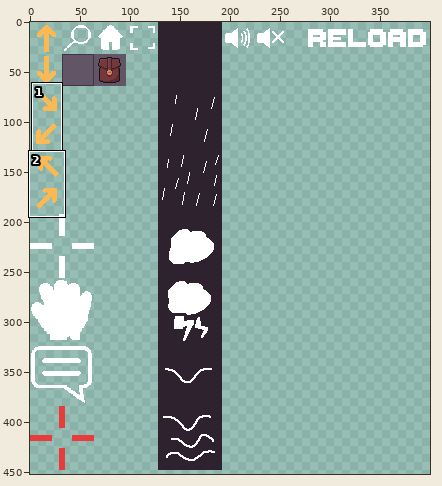
File history of a pixel-art file, resources/asesprite/atlases/atlas-icons.aseprite. The first picture is a wide view before the edit; the outline marks the close-up.
Close-up. Earlier state:
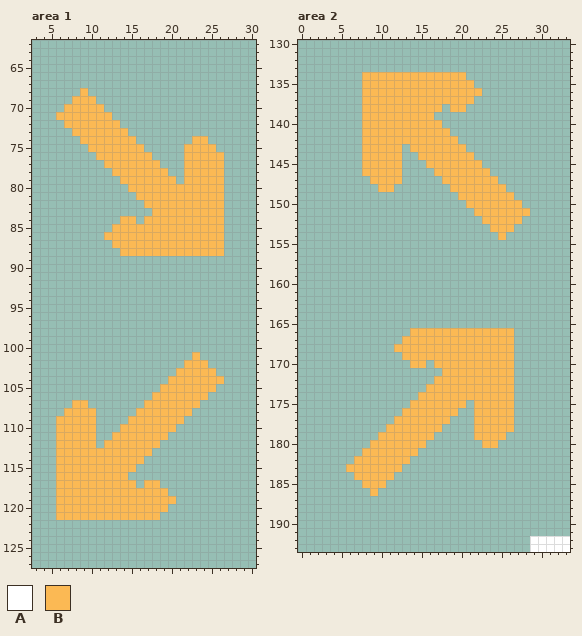
512x512 pixels, 1 frame. Colours within 5 levels of each other are drawn and written as one. Shown: area 1: x 3..30, y 62..127; area 2: x 0..33, y 130..193. The wide view leaves out empty margins.
Visible layers, top first: "Arrows 1/Layer 1", "home/Layer 9", "fullscreen/Layer 11", "Layer 14", "weather", "Layer 13", "Layer 15 Copy", "Layer 15", "Layer 12 Copy", "Layer 12", "zoom".
Palette (. is transparent): A #ffffff  B #fbb954
Pixels before, area 1, first column x 6:
 68 ...B.................
 69 ..BBB................
 70 .BBBBB...............
 71 BBBBBBB..............
 72 .BBBBBBB.............
 73 ..BBBBBBB............
 74 ...BBBBBBB.......BB..
 75 ....BBBBBBB.....BBBB.
 76 .....BBBBBBB....BBBBB
 77 ......BBBBBBB...BBBBB
 78 .......BBBBBBB..BBBBB
 79 ........BBBBBBB.BBBBB
 80 .........BBBBBBBBBBBB
 81 ..........BBBBBBBBBBB
 82 ...........BBBBBBBBBB
 83 ............BBBBBBBBB
 84 ........BB.BBBBBBBBBB
 85 .......BBBBBBBBBBBBBB
 86 ......BBBBBBBBBBBBBBB
 87 .......BBBBBBBBBBBBBB
 88 ........BBBBBBBBBBBBB
 89 .....................
 90 .....................
 91 .....................
 92 .....................
 93 .....................
 94 .....................
 95 .....................
 96 .....................
 97 .....................
 98 .....................
 99 .....................
100 .....................
101 .................B...
102 ................BBB..
103 ...............BBBBB.
104 ..............BBBBBBB
105 .............BBBBBBB.
106 ............BBBBBBB..
107 ..BB.......BBBBBBB...
108 .BBBB.....BBBBBBB....
109 BBBBB....BBBBBBB.....
110 BBBBB...BBBBBBB......
111 BBBBB..BBBBBBB.......
112 BBBBB.BBBBBBB........
113 BBBBBBBBBBBB.........
114 BBBBBBBBBBB..........
115 BBBBBBBBBB...........
116 BBBBBBBBB............
117 BBBBBBBBBB.BB........
118 BBBBBBBBBBBBBB.......
119 BBBBBBBBBBBBBBB......
120 BBBBBBBBBBBBBB.......
121 BBBBBBBBBBBBB........
Pixels before, area 2, first column x 6:
134 ..BBBBBBBBBBBBB.............
135 ..BBBBBBBBBBBBBB............
136 ..BBBBBBBBBBBBBBB...........
137 ..BBBBBBBBBBBBBB............
138 ..BBBBBBBBBB.BB.............
139 ..BBBBBBBBB.................
140 ..BBBBBBBBBB................
141 ..BBBBBBBBBBB...............
142 ..BBBBBBBBBBBB..............
143 ..BBBBB.BBBBBBB.............
144 ..BBBBB..BBBBBBB............
145 ..BBBBB...BBBBBBB...........
146 ..BBBBB....BBBBBBB..........
147 ...BBBB.....BBBBBBB.........
148 ....BB.......BBBBBBB........
149 ..............BBBBBBB.......
150 ...............BBBBBBB......
151 ................BBBBBBB.....
152 .................BBBBB......
153 ..................BBB.......
154 ...................B........
155 ............................
156 ............................
157 ............................
158 ............................
159 ............................
160 ............................
161 ............................
162 ............................
163 ............................
164 ............................
165 ............................
166 ........BBBBBBBBBBBBB.......
167 .......BBBBBBBBBBBBBB.......
168 ......BBBBBBBBBBBBBBB.......
169 .......BBBBBBBBBBBBBB.......
170 ........BB.BBBBBBBBBB.......
171 ............BBBBBBBBB.......
172 ...........BBBBBBBBBB.......
173 ..........BBBBBBBBBBB.......
174 .........BBBBBBBBBBBB.......
175 ........BBBBBBB.BBBBB.......
176 .......BBBBBBB..BBBBB.......
177 ......BBBBBBB...BBBBB.......
178 .....BBBBBBB....BBBBB.......
179 ....BBBBBBB.....BBBB........
180 ...BBBBBBB.......BB.........
181 ..BBBBBBB...................
182 .BBBBBBB....................
183 BBBBBBB.....................
184 .BBBBB......................
185 ..BBB.......................
186 ...B........................
187 ............................
188 ............................
189 ............................
190 ............................
191 ............................
192 .......................AAAAA
193 .......................AAAAA
Now the later version:
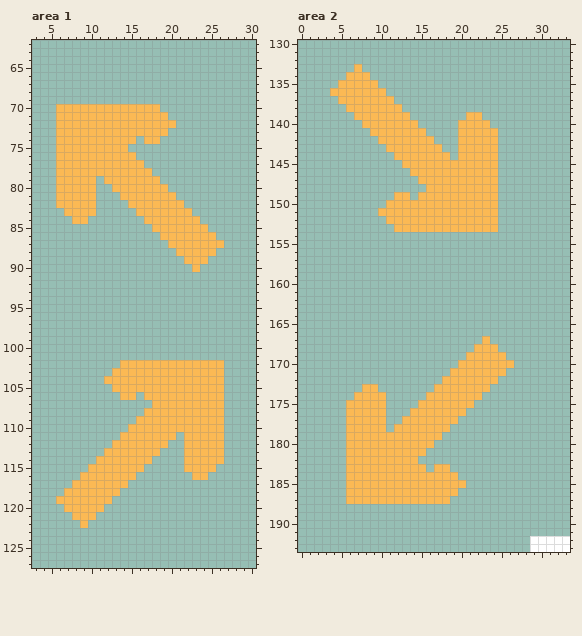
The exact change:
Changed rows in their new state; - is an unchanged pixel.
Area 1, layer "Arrows 1/Layer 1":
first column x 6:
 68 ---.-----------------
 69 --...----------------
 70 B-----BBBBBBB--------
 71 -------BBBBBBB-------
 72 B-------BBBBBBB------
 73 BB-------BBBBB-------
 74 BBB--------BB----..--
 75 BBBB-----..-----....-
 76 BBBBB-----..----.....
 77 BBBBBB-----..---.....
 78 BBBBBBB-----..--.....
 79 BBBBB-BB-----..-.....
 80 BBBBB--BB-----.......
 81 BBBBB---BB-----......
 82 BBBBB----BB-----.....
 83 -BBBB-----BB-----....
 84 --BB----..--------...
 85 -------.....-------..
 86 ------.......-------.
 87 -------.......-------
 88 --------.......-----.
 89 ----------------BBB--
 90 -----------------B---
first column x 6:
101 -----------------.---
102 --------BBBBBBBB---BB
103 -------BBBBBBBB-----B
104 ------BBBBBBBB-------
105 -------BBBBBB-------B
106 --------BB-B-------BB
107 --..-------.------BBB
108 -....-----.------BBBB
109 .....----.------BBBBB
110 .....---.------BBBBBB
111 .....--.------B-BBBBB
112 .....-.------B--BBBBB
113 ......------B---BBBBB
114 .....------B----BBBBB
115 ....------B-----BBBB-
116 ...------B-------BB--
117 ..-------.-..--------
118 .-------......-------
119 -------........------
120 .-----........-------
121 ..---........--------
122 ---B-----------------
Area 2, layer "Arrows 1/Layer 1":
first column x 4:
133 ---B---------------------
134 --BB-............--------
135 -BBB--............-------
136 BBBB---............------
137 -BBB----..........-------
138 --BB-----.....-..--------
139 ---B------...----BB------
140 -----------...--BBBB-----
141 ----.-------...-BBBBB----
142 ----..-------...BBBBB----
143 ----...--B----..-BBBB----
144 ----....-BB----.--BBB----
145 ----.....BBB-------BB----
146 ----.....-BBB-------B----
147 -----....--BBB-----------
148 ------..----BBB------.---
149 --------BB-BBBBB-----..--
150 -------BBBBBBBBBB----...-
151 ------BBBBBBBBBBBB---....
152 -------BBBBBBBBBBBB--...-
153 --------BBBBBBBBBBBB-..--
154 ---------------------.---
first column x 6:
166 --------.............
167 -------..........-...
168 ------..........---..
169 -------........-----.
170 --------..-...-------
171 ------------.-------.
172 -----------.-------..
173 --BB------.-------...
174 -BBBB----.-------....
175 BBBBB---.------B.....
176 BBBBB--.------B-.....
177 BBBBB-.------B--.....
178 BBBBB.------B---.....
179 BBBB-------B----....-
180 BBB-------B------..--
181 BB-------B-----------
182 B-------B------------
183 -------BBB-BB--------
184 B-----BBBBBBBB-------
185 BB---BBBBBBBBBB------
186 BBB-BBBBBBBBBB-------
187 BBBBBBBBBBBBB--------
Changed places in both close-ups, as pixel boxes (x1, y1, x2, y2):
changed: (56, 88, 224, 272)
changed: (56, 352, 224, 528)
changed: (330, 64, 530, 240)
changed: (346, 328, 514, 504)
